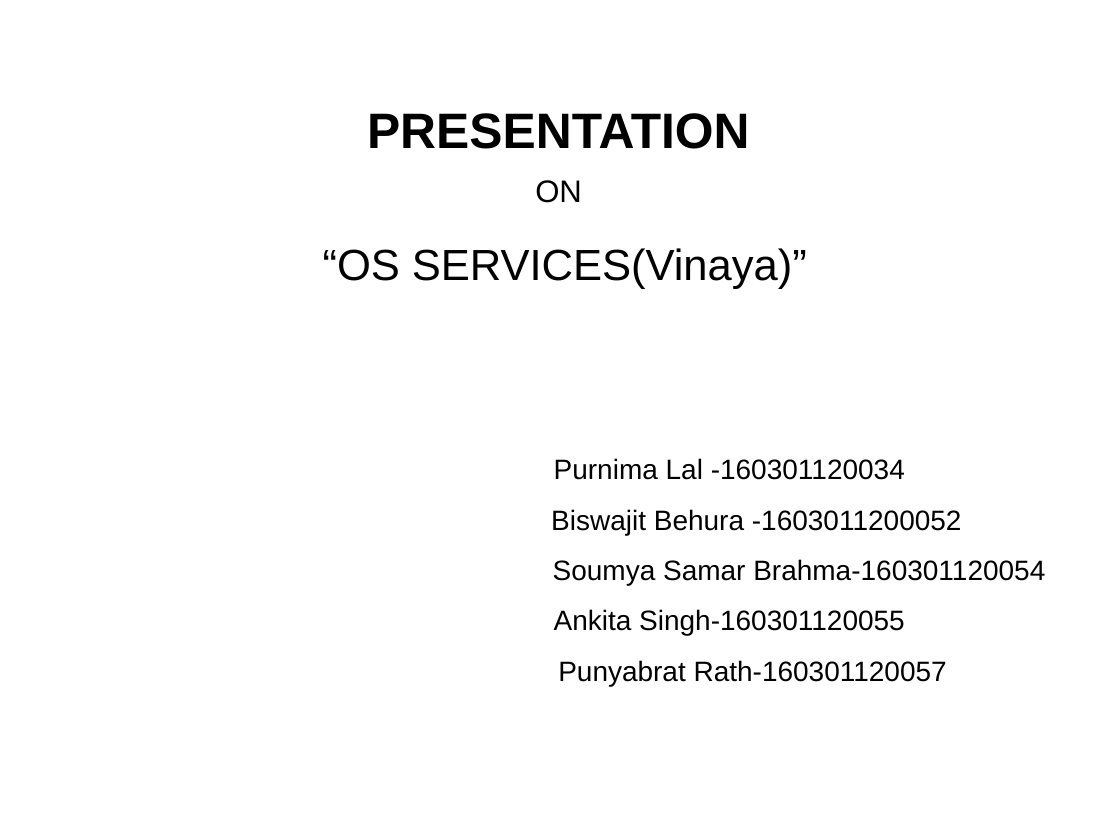
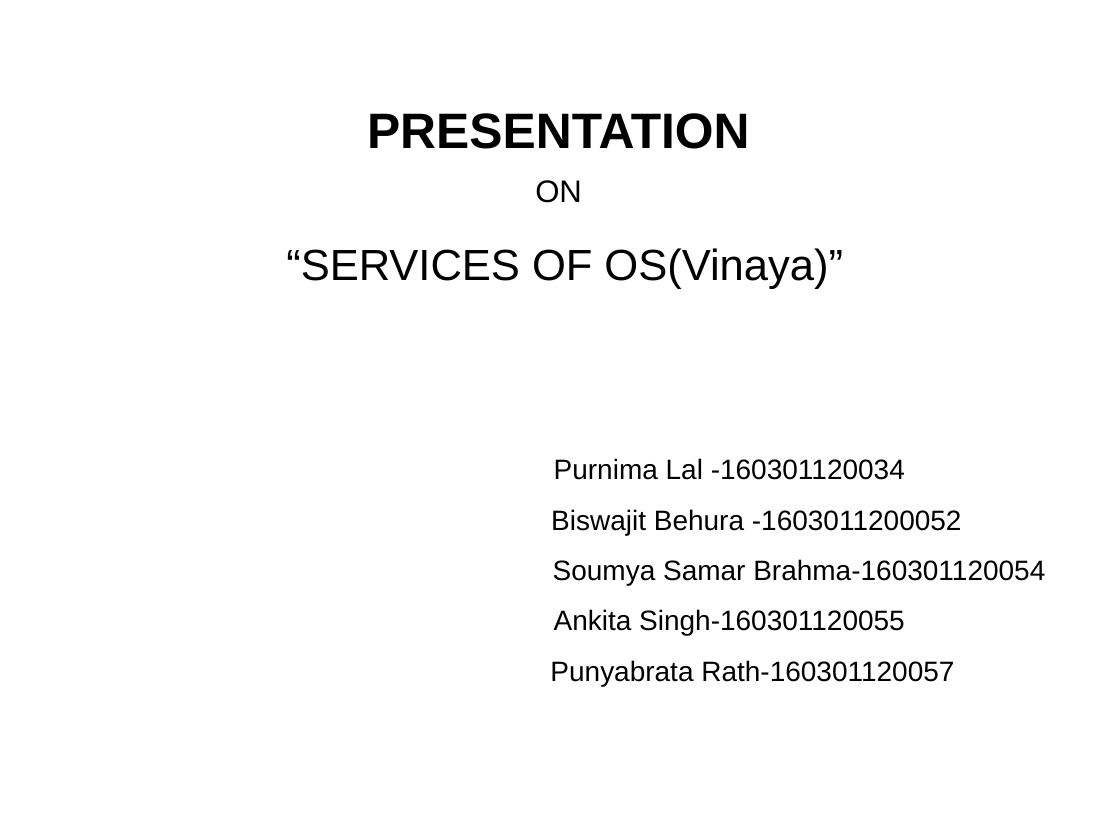
Before and after one commit to Ankita2101/MajorProj-OS-, a slide deck: slide 1 of Ref_Purnima/PPT PRESENTTION 2.pptx. Drawn at 1120x840 pixels with LibreOffice and Linux fonts; fonts in the diff are those of the drawing. Boxes give left, top, right and bottom in pixels: in the first picture for what was removed or moved away, otherwise in the second. Text is boxed around its words. In the diff, an @@ line names an element or a change of style, - is before the commit and + after.

```diff
--- a/Ref_Purnima/PPT PRESENTTION 2.pptx
+++ b/Ref_Purnima/PPT PRESENTTION 2.pptx
@@ text at bbox=[286, 248, 843, 289]: text changed @@
-“OS SERVICES(Vinaya)”
+“SERVICES OF OS(Vinaya)”
@@ text at bbox=[550, 660, 954, 686]: text changed @@
-Punyabrat Rath-160301120057
+Punyabrata Rath-160301120057
```
Also in this commit, not shown: 4 other files.
